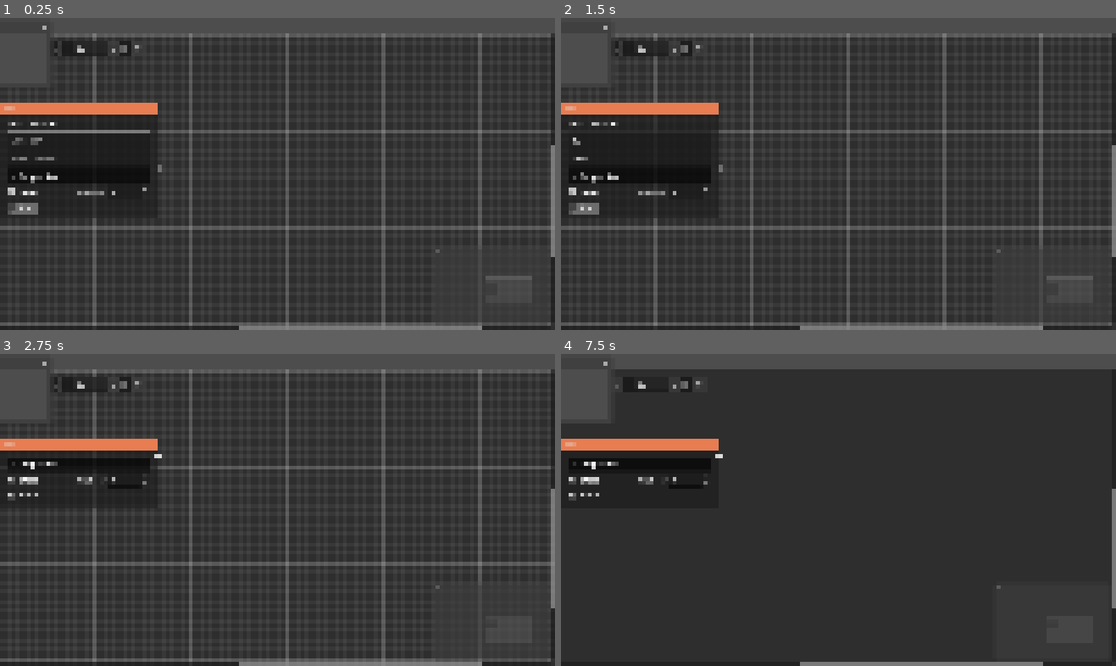
Above: before the commit, frames 1-4 (two rows, left to right).
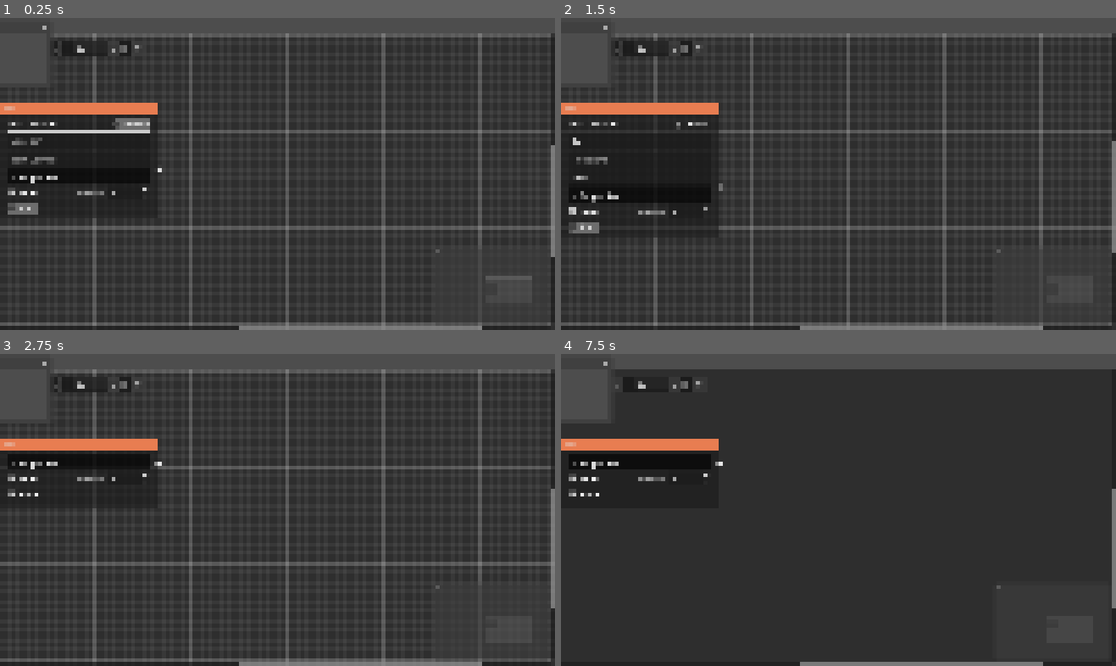
Above: after the commit, the same moments.

Repository: Roboticy3/Louder
Game: Godot game, scene res://entities/editor.tscn
The game is run twice, just before and just after one commit, with the same random seed, the same clock (stepped at 60 frames per second) and the same inputs.
Inputs (mouse positions are in pixels of both pictures, inside the frame that each line leads up to):
- Up to frame 1 (0.25 s): no input
- Up to frame 2 (1.5 s): click (638, 139) at 0.52 s; type "12" at 0.6 s; click (638, 158) at 0.75 s; type "Alex" at 0.83 s; click (694, 124) at 1.25 s, where only the run after the commit has a clickable "Private"
- Up to frame 3 (2.75 s): click "Auto" at 2 s
- Up to frame 4 (7.5 s): click "Start" at 2.75 s; click "Start" at 3.5 s; click "File" at 4.25 s; click "View" at 5 s; click (572, 385) at 5.75 s; click (599, 385) at 6.5 s; click (616, 385) at 7.25 s

The runs differ from the first frame. In frame 1, 0.8% of the frame differs, in the area x 1-30%, y 32-64%; in frame 2, 1.5%, in the area x 0-100%, y 33-77%; in frame 3, 0.6%; in frame 4, 0.4%.

Commit message:
added 'recipient' component to hubs

Diff:
--- a/editor/entities/hub.tscn
+++ b/editor/entities/hub.tscn
@@ -85,9 +85,25 @@
 [node name="TextSection" type="VBoxContainer" parent="." unique_id=2073740871]
 layout_mode = 2
 
-[node name="TextContentSection" type="Label" parent="TextSection" unique_id=1351469422]
+[node name="HBoxContainer" type="HBoxContainer" parent="TextSection" unique_id=1509009445]
+layout_mode = 2
+
+[node name="TextContentSection" type="Label" parent="TextSection/HBoxContainer" unique_id=1351469422]
 layout_mode = 2
 text = "Text Content"
+
+[node name="Spacer" type="Control" parent="TextSection/HBoxContainer" unique_id=2082381832]
+layout_mode = 2
+size_flags_horizontal = 3
+
+[node name="PrivateCheck" type="CheckBox" parent="TextSection/HBoxContainer" unique_id=1575580911 node_paths=PackedStringArray("mutual_exclusive") groups=["hub_component"]]
+layout_mode = 2
+size_flags_vertical = 4
+theme_override_styles/normal = SubResource("StyleBoxFlat_2sc04")
+text = "Private"
+script = ExtResource("4_rhcs5")
+mutual_exclusive = [NodePath("../../Recipient")]
+inverted = true
 
 [node name="Speaker" parent="TextSection" unique_id=42355890 groups=["autocomplete_speaker", "hub_component"] instance=ExtResource("3_f0jtb")]
 layout_mode = 2
@@ -97,6 +113,15 @@
 oneliner = true
 inliner = true
 
+[node name="Recipient" parent="TextSection" unique_id=849750180 groups=["autocomplete_speaker", "hub_component"] instance=ExtResource("3_f0jtb")]
+layout_mode = 2
+size_flags_vertical = 0
+placeholder_text = "Recipient"
+wrap_mode = 0
+delimiter_strings = Array[String](["\" \"", "' '"])
+oneliner = true
+inliner = true
+
 [node name="TextContent" parent="TextSection" unique_id=778728203 groups=["hub_component"] instance=ExtResource("3_f0jtb")]
 layout_mode = 2
 inliner = true
@@ -205,7 +230,7 @@
 theme_override_styles/normal = SubResource("StyleBoxFlat_2sc04")
 text = "Auto"
 script = ExtResource("4_rhcs5")
-mutual_exclusive = [NodePath("../../TextSection/TextContentSection"), NodePath("../../TextSection/Speaker"), NodePath("../../TextSection/TextContent")]
+mutual_exclusive = [NodePath("../../TextSection")]
 
 [node name="ChoicesSectionLogic" type="Node" parent="ChoicesSection" unique_id=889900628 node_paths=PackedStringArray("hub", "spin_box", "start_check") groups=["hub_component"]]
 script = ExtResource("2_hjueh")
--- a/editor/scripts/hub.gd
+++ b/editor/scripts/hub.gd
@@ -129,7 +129,7 @@
 func _ready() -> void:
 	id = IdSystem.assign_id(self)
 
-	auto_check.toggled.connect(update_title_stylebox)
-	start_check.toggled.connect(update_title_stylebox)
+	auto_check.pressed.connect(update_title_stylebox)
+	start_check.pressed.connect(update_title_stylebox)
 	choices_section_logic.choices_changed.connect(update_title_stylebox)
 	update_title_stylebox.call_deferred()
--- a/editor/scripts/mutual_exclusive_checkbox.gd
+++ b/editor/scripts/mutual_exclusive_checkbox.gd
@@ -1,12 +1,14 @@
 extends CheckBox
 
 @export var mutual_exclusive:Array[Control]
+@export var inverted:bool
 
 # Called when the node enters the scene tree for the first time.
 func _ready() -> void:
 	toggled.connect(_on_toggled)
+	_on_toggled(button_pressed)
 
 func _on_toggled(to:bool) -> void:
 	for m in mutual_exclusive:
 		if is_instance_valid(m):
-			m.visible = !to
+			m.visible = to if inverted else !to
--- a/editor/style/default.tres
+++ b/editor/style/default.tres
@@ -1,4 +1,6 @@
 [gd_resource type="Theme" format=3 uid="uid://bm3oxomghipcp"]
+
+[sub_resource type="StyleBoxEmpty" id="StyleBoxEmpty_rhcs5"]
 
 [sub_resource type="StyleBoxFlat" id="StyleBoxFlat_di7s0"]
 border_width_left = 4
@@ -11,8 +13,9 @@
 corner_radius_bottom_right = 8
 corner_radius_bottom_left = 8
 
-[sub_resource type="StyleBoxEmpty" id="StyleBoxEmpty_rhcs5"]
+[sub_resource type="StyleBoxEmpty" id="StyleBoxEmpty_nsb74"]
 
 [resource]
+CheckBox/styles/focus = SubResource("StyleBoxEmpty_rhcs5")
 GraphNode/styles/titlebar = SubResource("StyleBoxFlat_di7s0")
-GraphNode/styles/titlebar_selected = SubResource("StyleBoxEmpty_rhcs5")
+GraphNode/styles/titlebar_selected = SubResource("StyleBoxEmpty_nsb74")
